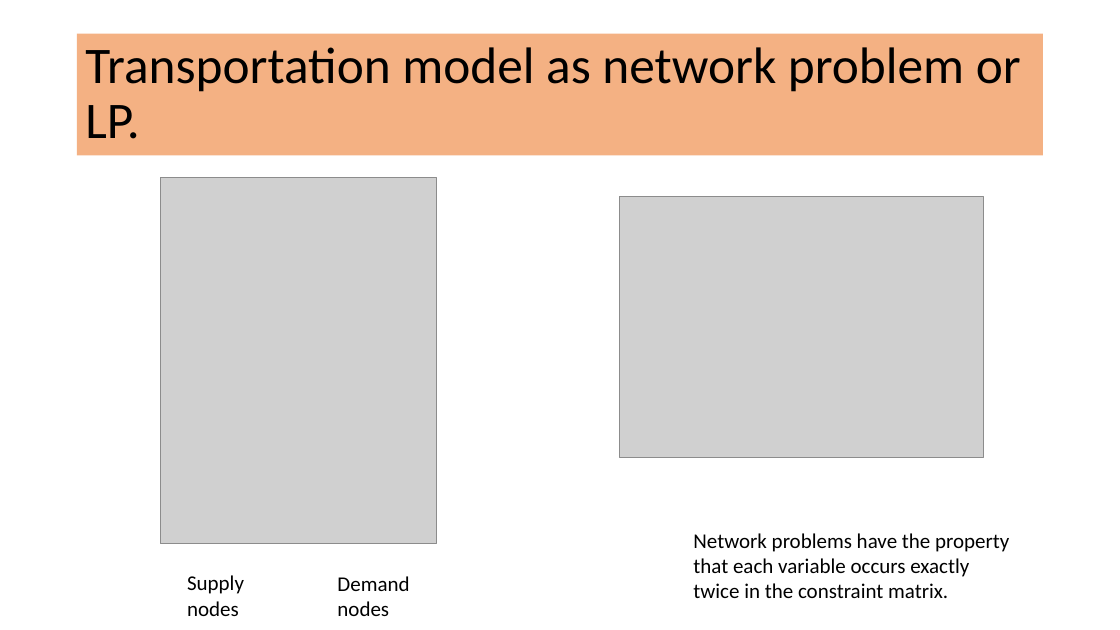
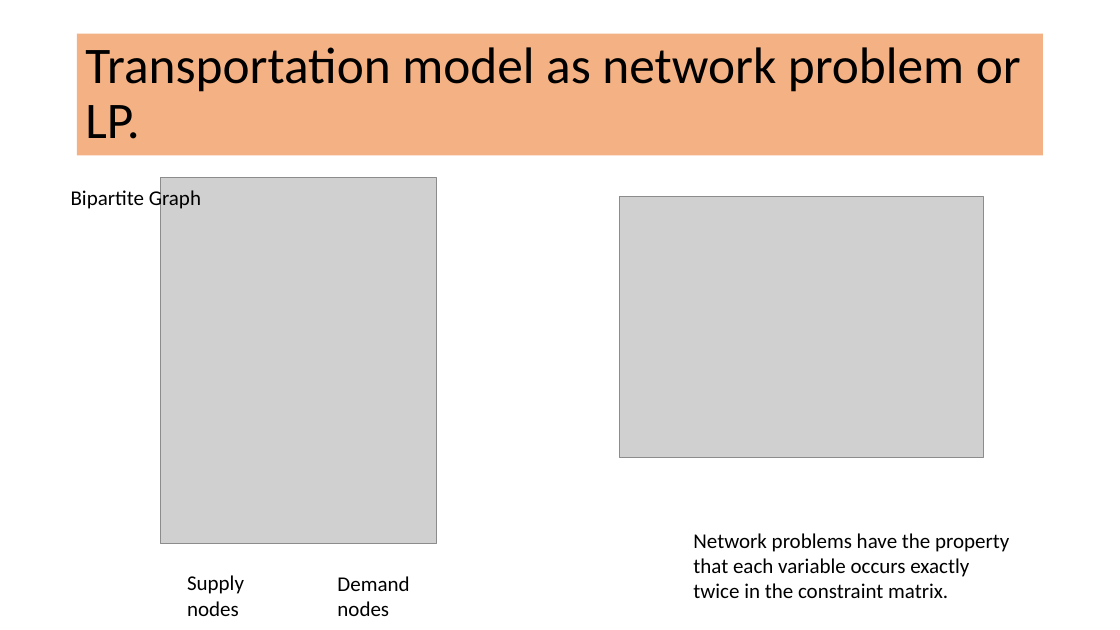
Before and after one commit to aopt/OptimizationModels, a slide deck: slide 4 of WorkShop/transportationLP.pptx. Drawn at 1120x630 pixels with LibreOffice and Linux fonts; fonts in the diff are those of the drawing; grey boxes stand for pictures. Boxes give left, top, right and bottom in pixels: in the first picture for what was removed or moved away, otherwise in the second. Text is boxed around its words. In the diff, an @@ line names an element or a change of style, - is before the commit and + after.

```diff
--- a/WorkShop/transportationLP.pptx
+++ b/WorkShop/transportationLP.pptx
@@ text added at (71,187,201,211), 18 pt, text #000000 @@
+Bipartite Graph
```
Also in this commit, not shown: 1 slide added, 3 other files.
